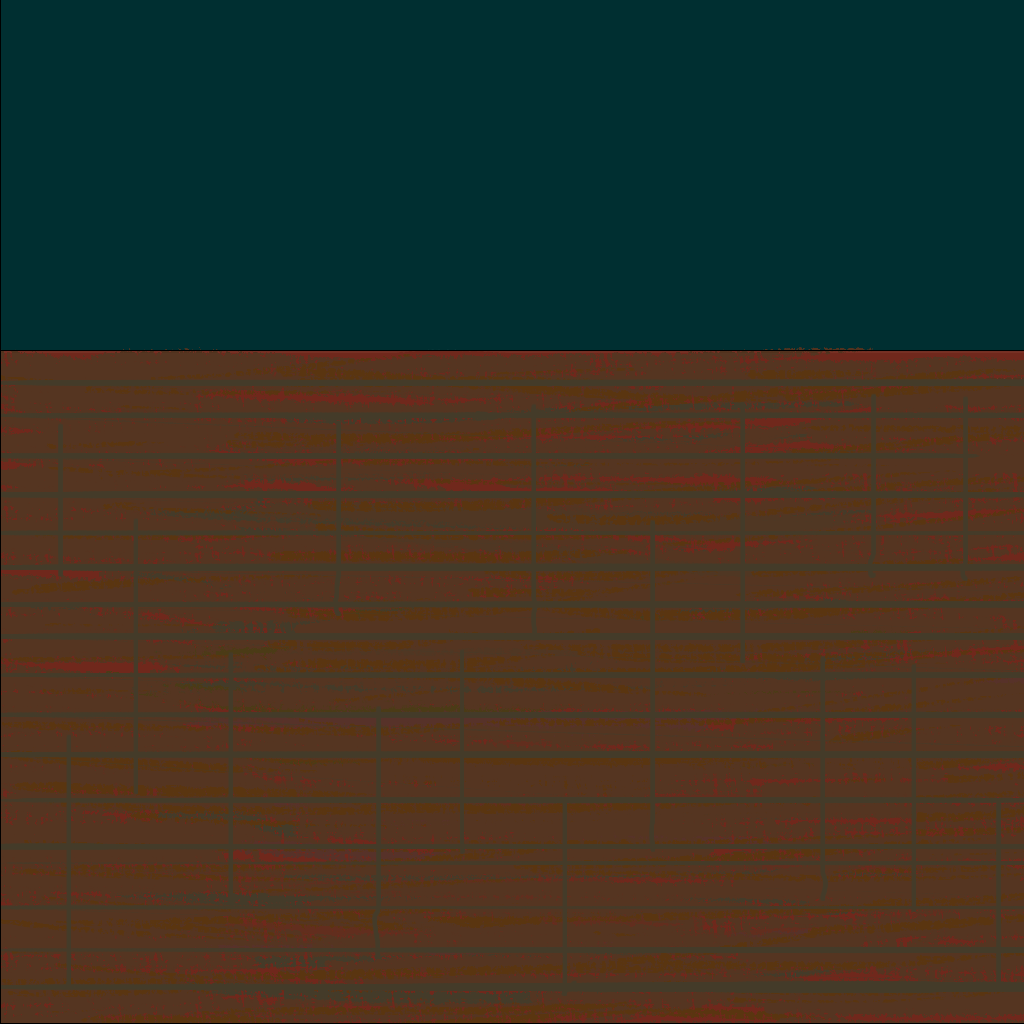
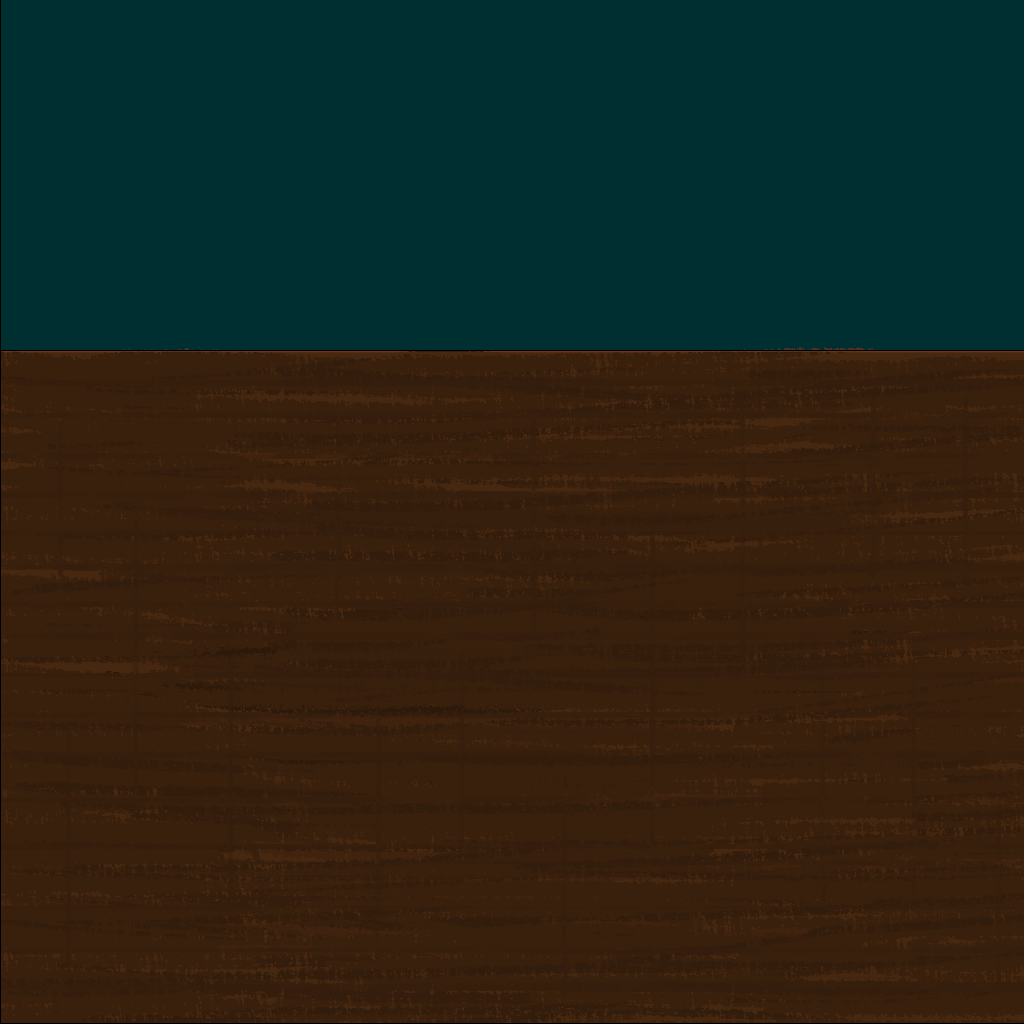
Two versions of the same layered image (1024x1024). Layer-by-layer changes:
showed group "shd_Curtaincylinder1.ambientColor" (1 layers) over 1, 349, 1024, 1023
renamed "Calque 1" to "Luminosité/Contraste 1", painted on it over 1, 349, 1024, 1023
removed layer "Calque 3" (was luminosity) from group "shd_Curtaincylinder1.color" over 1, 349, 1024, 1023
removed layer "Calque 2" from group "shd_Curtaincylinder1.color" over 1, 352, 1024, 1023
